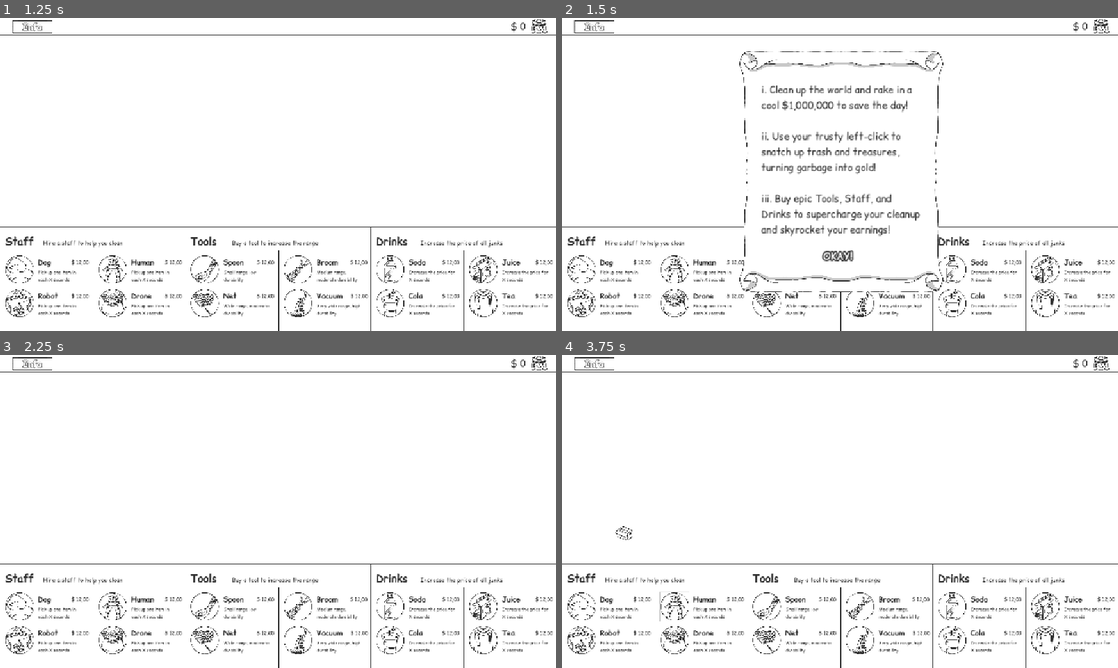
Above: before the commit, frames 1-4 (two rows, left to right).
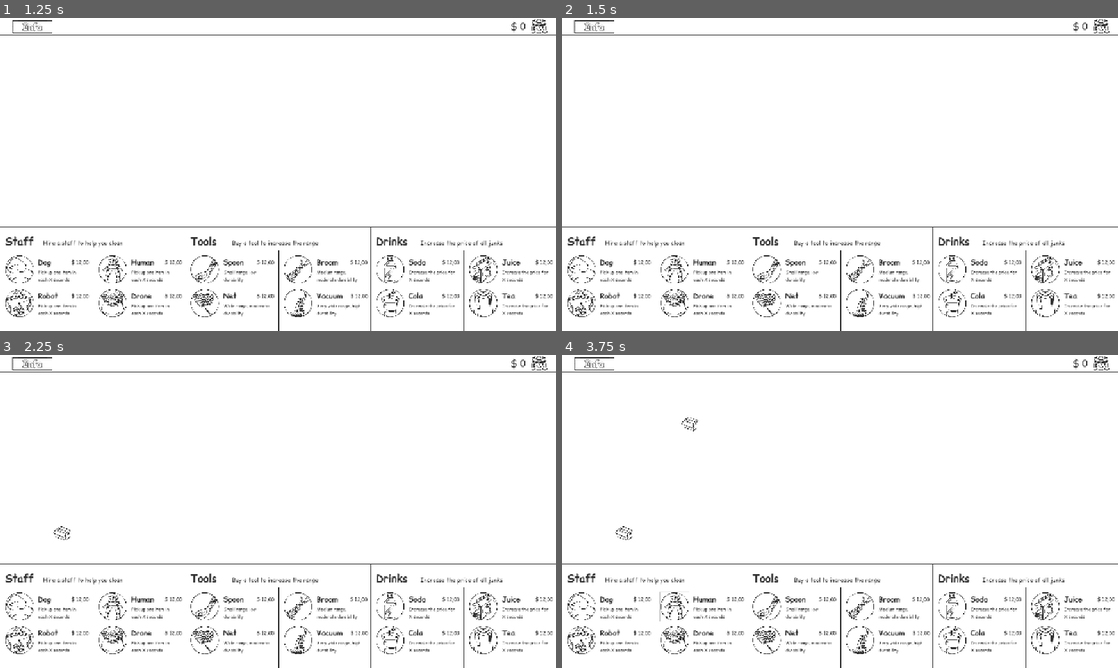
Above: after the commit, the same moments.

Repository: lu7ue/trash-cash
Game: Godot game, scene res://scenes/Start.tscn
Two runs of this game, one before a commit and one after it. Both use one fixed random seed, a clock stepped at 60 frames per second and the inputs below.
Inputs (mouse positions are in pixels of both pictures, inside the frame that each line leads up to):
- Up to frame 1 (1.25 s): click (278, 202) at 0.5 s
- Up to frame 2 (1.5 s): click (595, 27) at 1.25 s
- Up to frame 3 (2.25 s): click (278, 592) at 2 s, where only the run before the commit has a clickable "OKAY!"
- Up to frame 4 (3.75 s): click (578, 605) at 2.75 s; click (673, 605) at 3.5 s

Frame 1 is identical in both runs. In frame 2, 4.7% of the frame differs, in the area x 31-69%, y 10-88%; in frame 3, less than 0.1%; in frame 4, less than 0.1%.
Error after the commit: Invalid access to property or key 'pressed' on a base object of type 'null instance'. (res://scripts/game.gd:55)

Commit message:
inventory setup

Diff:
--- /dev/null
+++ b/scenes/Staff.tscn
@@ -0,0 +1,6 @@
+[gd_scene load_steps=2 format=3 uid="uid://k1fvp7yd0btq"]
+
+[ext_resource type="Script" uid="uid://c3w8feyd3ukpl" path="res://scripts/staff.gd" id="1_s3ypx"]
+
+[node name="Staff" type="Area2D"]
+script = ExtResource("1_s3ypx")
--- a/scripts/game.gd
+++ b/scripts/game.gd
@@ -4,6 +4,30 @@
 @onready var money_label = $"Tool Bar/Money/Money Label"
 @onready var ground_area = $"Ground Area"
 @onready var info_button = $"Tool Bar/Info/Info Button"
+@onready var equipment = $"Equipment"
+
+# Equipment data
+var equipment_data = {
+	"staff": {
+		"dog": {"price": 5, "scene": preload("res://scenes/Staff.tscn")},
+		"human": {"price": 15, "scene": preload("res://scenes/Staff.tscn")},
+		"robot": {"price": 30, "scene": preload("res://scenes/Staff.tscn")},
+		"drone": {"price": 40, "scene": preload("res://scenes/Staff.tscn")}
+	},
+	"tools": {
+		"spoon": {"price": 10, "durability": 10},
+		"broom": {"price": 30, "durability": 20},
+		"net": {"price": 50, "durability": 30},
+		"vacuum": {"price": 100, "durability": 50}
+	},
+	"drinks": {
+		"soda": {"price": 20, "multiplier": 1.5, "duration": 10.0},
+		"juice": {"price": 50, "multiplier": 2.0, "duration": 15.0},
+		"cola": {"price": 80, "multiplier": 3.0, "duration": 20.0},
+		"tea": {"price": 60, "multiplier": 2.5, "duration": 30.0}
+	}
+}
+
 var info_instance: CanvasLayer
 var game_over_instance: CanvasLayer
 const InfoScene := preload("res://scenes/Info.tscn")
@@ -14,6 +38,8 @@
 func _ready() -> void:
 	# Connect signals
 	GameState.money_changed.connect(_on_money_changed)
+	GameState.tool_changed.connect(_on_tool_changed)
+	#GameState.rink_multiplier_changed.connect(_on_drink_multiplier_changed)
 	GameState.reset_game.connect(_on_reset_game)
 
 	# Add item spawner
@@ -22,8 +48,37 @@
 	print("Spawner added:", spawner)
 	print("Ground area valid:", ground_area)
 
-	# Update initial money display
+	# Connect equipment buttons
+	for category in ["Staff", "Tools", "Drinks"]:
+		for item in equipment_data[category.to_lower()]:
+			var button = equipment.get_node("%s/%s/%sIcon" % [category, item.capitalize(), item.capitalize()])
+			button.pressed.connect(Callable(self, "_on_equipment_pressed").bind(category.to_lower(), item))
+
+	# Initialize progress bars
+	for tool in equipment_data.tools:
+		var progress = TextureProgressBar.new()
+		progress.name = "%sProgress" % tool.capitalize()
+		progress.max_value = equipment_data.tools[tool].durability
+		progress.value = 0
+		progress.rect_position = equipment.get_node("Tools/%s" % tool.capitalize()).position + Vector2(-945, 400)
+		progress.rect_size = Vector2(108, 10)
+		progress.tint_progress = Color.GREEN
+		equipment.get_node("Tools").add_child(progress)
+
+	for drink in equipment_data.drinks:
+		var progress = TextureProgressBar.new()
+		progress.name = "%sProgress" % drink.capitalize()
+		progress.max_value = equipment_data.drinks[drink].duration * 100
+		progress.value = 0
+		progress.rect_position = equipment.get_node("Drinks/%s" % drink.capitalize()).position + Vector2(-945, 400)
+		progress.rect_size = Vector2(108, 10)
+		progress.tint_progress = Color.BLUE
+		equipment.get_node("Drinks").add_child(progress)
+
+	# Update initial states
 	_on_money_changed(GameState.player_money)
+	_on_tool_changed(GameState.active_tool, GameState.tool_durability)
+	_on_drink_multiplier_changed(GameState.drink_multiplier)
 
 	# Create Info instance
 	info_instance = InfoScene.instantiate()
@@ -47,12 +102,74 @@
 
 func _on_money_changed(amount: int) -> void:
 	money_label.text = "$ " + str(amount)
+	_update_button_states()
+
 	print("Money updated to:", amount)
 	if amount >= 1000000 and not game_ended:
 		print("Money reached 50! Showing Game Over popup...")
 		game_ended = true
 		game_over_instance.visible = true
 		get_tree().paused = true
+
+func _on_equipment_pressed(category: String, item: String) -> void:
+	var data = equipment_data[category][item]
+	if GameState.player_money >= data.price:
+		GameState.remove_money(data.price)
+		if category == "staff":
+			var staff = data.scene.instantiate()
+			staff.staff_type = item
+			staff.position = Vector2(0, -124)  # Center of GroundArea
+			ground_area.add_child(staff)
+		elif category == "tools":
+			if GameState.active_tool == "":
+				GameState.set_tool(item, data.durability)
+		elif category == "drinks":
+			if equipment.get_node("Drinks/%sProgress" % item.capitalize()).value == 0:
+				GameState.set_drink_multiplier(data.multiplier)
+				var timer = Timer.new()
+				timer.wait_time = data.duration
+				timer.one_shot = true
+				timer.timeout.connect(Callable(self, "_on_drink_timeout").bind(item))
+				add_child(timer)
+				timer.start()
+				var progress = equipment.get_node("Drinks/%sProgress" % item.capitalize())
+				var tween = create_tween()
+				tween.tween_property(progress, "value", 0, data.duration).from(data.duration * 100)
+	_update_button_states()
+
+func _on_tool_changed(tool_type: String, durability: int) -> void:
+	# Update cursor
+	if tool_type == "":
+		Input.set_default_cursor_shape(Input.CURSOR_ARROW)
+	else:
+		var texture = load("res://assets/graphics/equipment/tool_%s.PNG" % tool_type)
+		Input.set_custom_mouse_cursor(texture, Input.CURSOR_ARROW, Vector2(16, 16))
+
+	# Update progress bars
+	for tool in equipment_data.tools:
+		var progress = equipment.get_node("Tools/%sProgress" % tool.capitalize())
+		progress.value = durability if tool_type == tool else 0
+		_update_button_states()
+
+func _on_drink_multiplier_changed(_multiplier: float) -> void:
+	_update_button_states()
+
+func _on_drink_timeout(drink: String) -> void:
+	#GameState.reset_drink_multiplier()
+	_update_button_states()
+
+func _update_button_states() -> void:
+	for category in ["staff", "tools", "drinks"]:
+		for item in equipment_data[category]:
+			var button = equipment.get_node("%s/%s/%sIcon" % [category.capitalize(), item.capitalize(), item.capitalize()])
+			var price = equipment_data[category][item].price
+			var enabled = GameState.player_money >= price
+			if category == "tools":
+				enabled = enabled and GameState.active_tool == "" and equipment.get_node("Tools/%sProgress" % item.capitalize()).value == 0
+			elif category == "drinks":
+				enabled = enabled and equipment.get_node("Drinks/%sProgress" % item.capitalize()).value == 0
+			button.disabled = not enabled
+			button.modulate = Color.WHITE if enabled else Color(0.5, 0.5, 0.5)
 
 func _on_info_pressed():
 	print("Info button pressed!")
--- a/scripts/game_state.gd
+++ b/scripts/game_state.gd
@@ -1,7 +1,14 @@
 extends Node
 
 signal money_changed(new_amount: int)
+signal tool_changed(tool_type: String, durability: int)
+signal drink_multiplier_changed(multiplier: float)
 signal reset_game
+
+# Variables
+var active_tool: String = ""
+var tool_durability: int = 0
+var drink_multiplier: float = 1.0
 
 @export var player_money: int = 0:
 	set(value):
@@ -16,9 +23,31 @@
 func remove_money(amount: int) -> void:
 	player_money -= amount
 
+func set_tool(tool_type: String, durability: int) -> void:
+	active_tool = tool_type
+	tool_durability = durability
+	emit_signal("tool_changed", tool_type, tool_durability)
+
+func use_tool() -> void:
+	if tool_durability > 0:
+		tool_durability -= 1
+		if tool_durability <= 0:
+			active_tool = ""
+		emit_signal("tool_changed", active_tool, tool_durability)
+
+func set_drink_multiplier(multiplier: float) -> void:
+	drink_multiplier = multiplier
+	emit_signal("drink_multiplier_changed", drink_multiplier)
+
+func reset_drink_multiplier() -> void:
+	drink_multiplier = 1.0
+	emit_signal("drink_multiplier_changed", drink_multiplier)
+
 func reset() -> void:
 	player_money = 0
 	money_changed.emit(player_money)
 
 func _ready() -> void:
-	money_changed.emit(player_money)
+	emit_signal("money_changed", player_money)
+	emit_signal("tool_changed", active_tool, tool_durability)
+	emit_signal("drink_multiplier_changed", drink_multiplier)
--- a/scripts/item.gd
+++ b/scripts/item.gd
@@ -52,19 +52,42 @@
 
 func _on_input_event(_viewport: Node, event: InputEvent, _shape_idx: int) -> void:
 	if event is InputEventMouseButton and event.button_index == MOUSE_BUTTON_LEFT and event.pressed:
-		# Update money
-		if is_poop:
-			GameState.remove_money(value)  # Poop stops deducting when clicked
+		var click_range = 32.0
+		if GameState.active_tool:
+			match GameState.active_tool:
+				"spoon": click_range = 50.0
+				"broom": click_range = 75.0
+				"net": click_range = 100.0
+				"vacuum": click_range = 150.0
+			var items = get_tree().get_nodes_in_group("items")
+			for item in items:
+				if item.global_position.distance_to(get_global_mouse_position()) <= click_range:
+					var value = item.value
+					if item.is_poop:
+						GameState.remove_money(value)
+					else:
+						GameState.add_money(value)
+					var floating_text = floating_text_scene.instantiate()
+					floating_text.global_position = item.global_position
+					floating_text.set_text("%s%d" % ["+" if value > 0 else "-", abs(value)])
+					get_tree().get_root().add_child(floating_text)
+					item.queue_free()
+			if GameState.active_tool:
+				GameState.use_tool()
 		else:
-			GameState.add_money(value)
+			# Update money
+			if is_poop:
+				GameState.remove_money(value)  # Poop stops deducting when clicked
+			else:
+				GameState.add_money(value)
 
 			var floating_text = floating_text_scene.instantiate()
 			floating_text.global_position = global_position
 			floating_text.set_text("+%d" % value)
 			get_tree().get_root().add_child(floating_text)
 
-		# Remove item
-		queue_free()
+			# Remove item
+			queue_free()
 
 func _on_poop_penalty() -> void:
 	if is_poop:
--- /dev/null
+++ b/scripts/staff.gd
@@ -0,0 +1,60 @@
+extends Area2D
+
+var staff_type: String = ""
+var speed: float = 100.0
+var target_position: Vector2
+var ground_width: float = 1920
+var ground_height: float = 720
+var ground_center: Vector2 = Vector2(0, -124)
+
+func _ready() -> void:
+	var animated_sprite = AnimatedSprite2D.new()
+	var sprite_frames = SpriteFrames.new()
+	sprite_frames.add_animation("move")
+
+	var texture = load("res://assets/graphics/equipment/staff_%s_sprite_sheet.png" % staff_type)
+	var frame_width = 64
+	var frame_height = 64
+
+	for frame_idx in range(3):
+		var atlas = AtlasTexture.new()
+		atlas.atlas = texture
+		atlas.region = Rect2(frame_idx * frame_width, 0, frame_width, frame_height)
+		sprite_frames.add_frame("move", atlas)
+
+	animated_sprite.sprite_frames = sprite_frames
+	animated_sprite.animation = "move"
+	animated_sprite.frame = 0
+	animated_sprite.playing = true
+	animated_sprite.speed_scale = 5.0
+	add_child(animated_sprite)
+
+	var collision_shape = CollisionShape2D.new()
+	var shape = RectangleShape2D.new()
+	shape.extents = Vector2(32, 32)
+	collision_shape.shape = shape
+	add_child(collision_shape)
+	area_entered.connect(_on_area_entered)
+	_pick_new_target()
+
+func _process(delta: float) -> void:
+	var direction = (target_position - position).normalized()
+	position += direction * speed * delta
+
+	if position.distance_to(target_position) < 10:
+		_pick_new_target()
+
+func _pick_new_target() -> void:
+	var x = ground_center.x - ground_width / 2 + randf() * ground_width
+	var y = ground_center.y - ground_height / 2 + randf() * ground_height
+	target_position = Vector2(x, y)
+
+func _on_area_entered(area: Area2D) -> void:
+	if area.is_in_group("items") and not area.is_poop:
+		var value = area.value
+		GameState.add_money(value)
+		var floating_text = preload("res://scenes/FloatingText.tscn").instantiate()
+		floating_text.global_position = area.global_position
+		floating_text.set_text("+%d" % value)
+		get_tree().get_root().add_child(floating_text)
+		area.queue_free()
Not shown, added: scripts/staff.gd.uid
